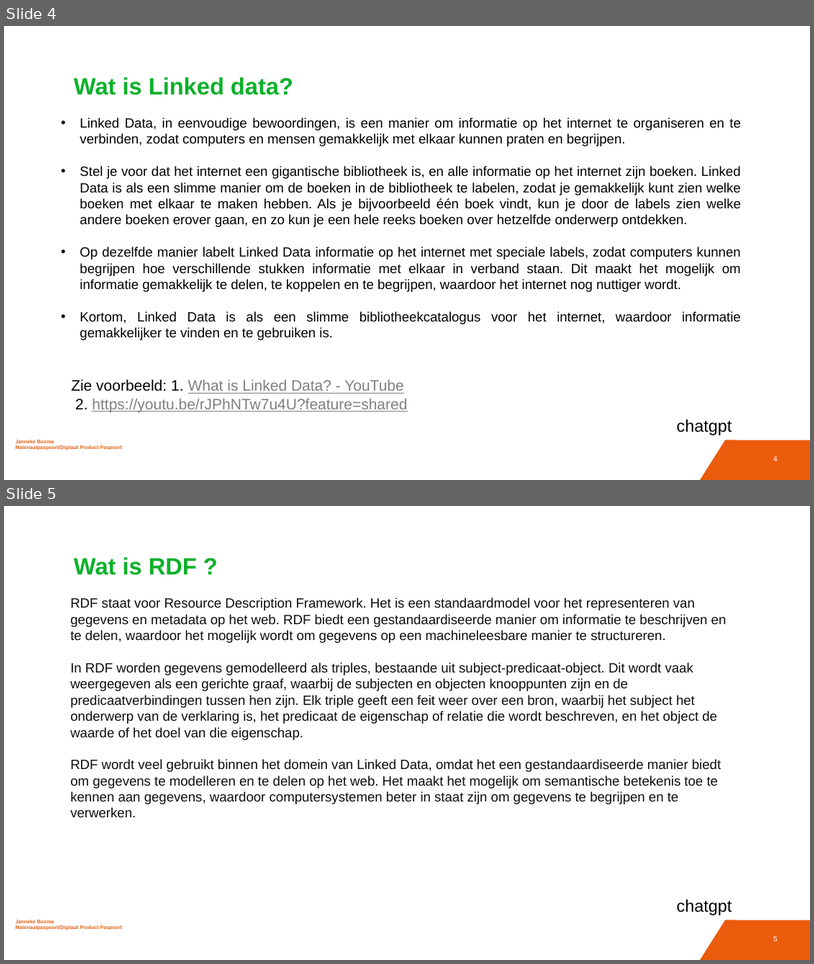
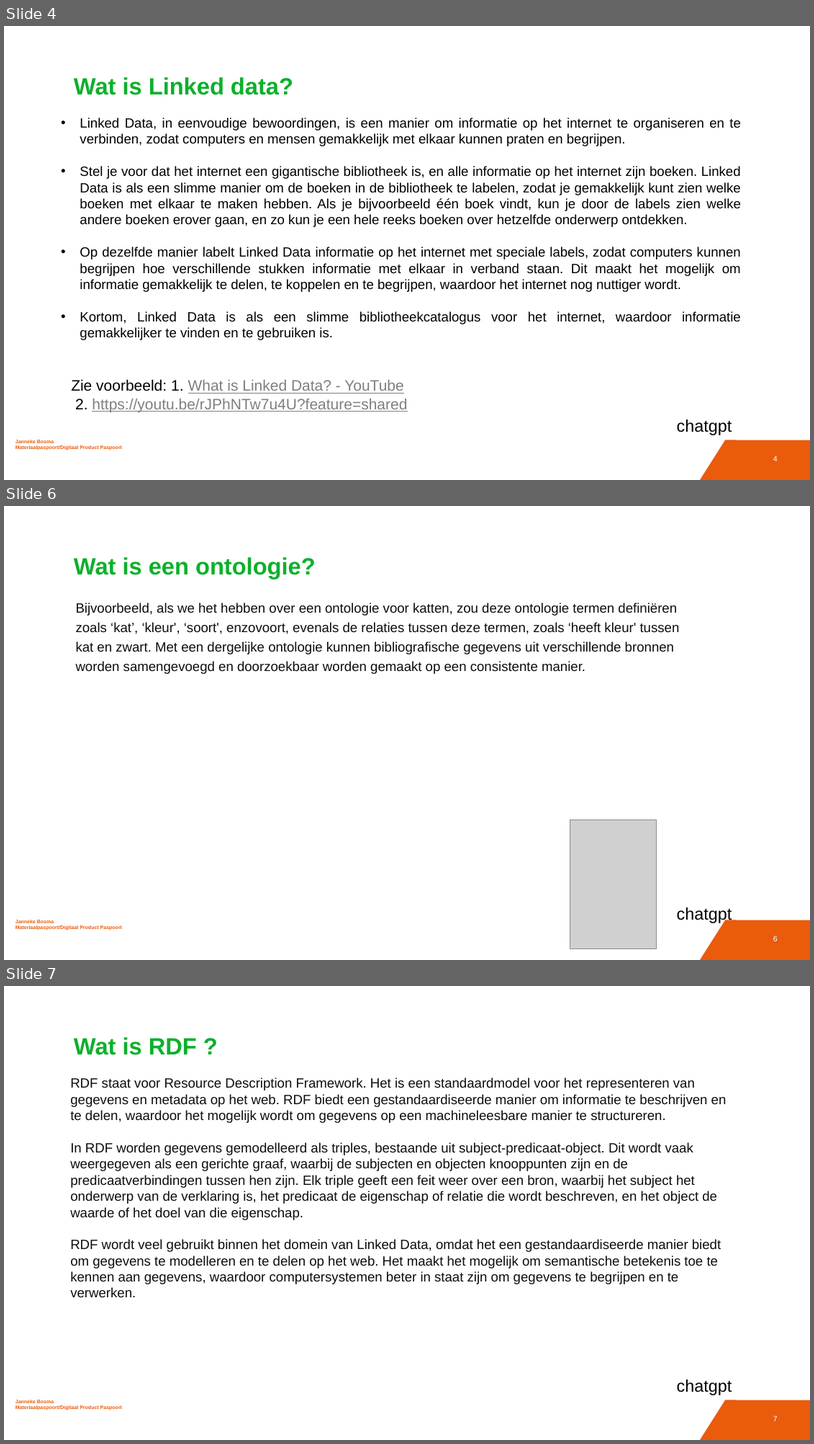
Before and after one commit to JannekeBosma/DPP, a slide deck: NL - Deel 2 Uitleg DPP en validatietool.pptx. Shown one above the other, each under a label of ours: slides 4 and 5 before the commit, slides 4, 6 and 7 after it; the slides between them are not shown. The pictures are 814x964 and 814x1444 pixels, drawn with LibreOffice and Linux fonts; fonts in the diff are those of the drawing; grey boxes stand for pictures. Boxes give left, top, right and bottom in pixels: in the first picture for what was removed or moved away, otherwise in the second. Text is boxed around its words. In the diff, an @@ line names an element or a change of style, - is before the commit and + after.

```diff
--- a/NL - Deel 2 Uitleg DPP en validatietool.pptx
+++ b/NL - Deel 2 Uitleg DPP en validatietool.pptx
@@ slide 6 added at (4, 506, 810, 960), background #FFFFFF; not listed: 3 template elements that a slide beside it also shows @@
@@ title added at (74, 557, 316, 579), 28 pt, text #0DB02A, bold @@
+Wat is een ontologie?
@@ text added at (76, 602, 680, 674), 16 pt, text #0D0D0D @@
+Bijvoorbeeld, als we het hebben over een ontologie voor katten, zou deze ontologie termen definiëren zoals ‘kat’, ‘kleur', ‘soort', enzovoort, evenals de relaties tussen deze termen, zoals ‘heeft kleur' tussen kat en zwart. Met een dergelijke ontologie kunnen bibliografische gegevens uit verschillende bronnen worden samengevoegd en doorzoekbaar worden gemaakt op een consistente manier.
@@ picture added at (571, 820, 657, 949) @@
@@ text added at (677, 907, 733, 924), 20 pt, text #000000 @@
+chatgpt
@@ what was slide 5 is now slide 7 @@
@@ page number at (774, 1415, 778, 1421): text changed @@
-5
+7
```
Also in this commit, not shown: 1 slide changed, 1 other slide added, 1 other file.
